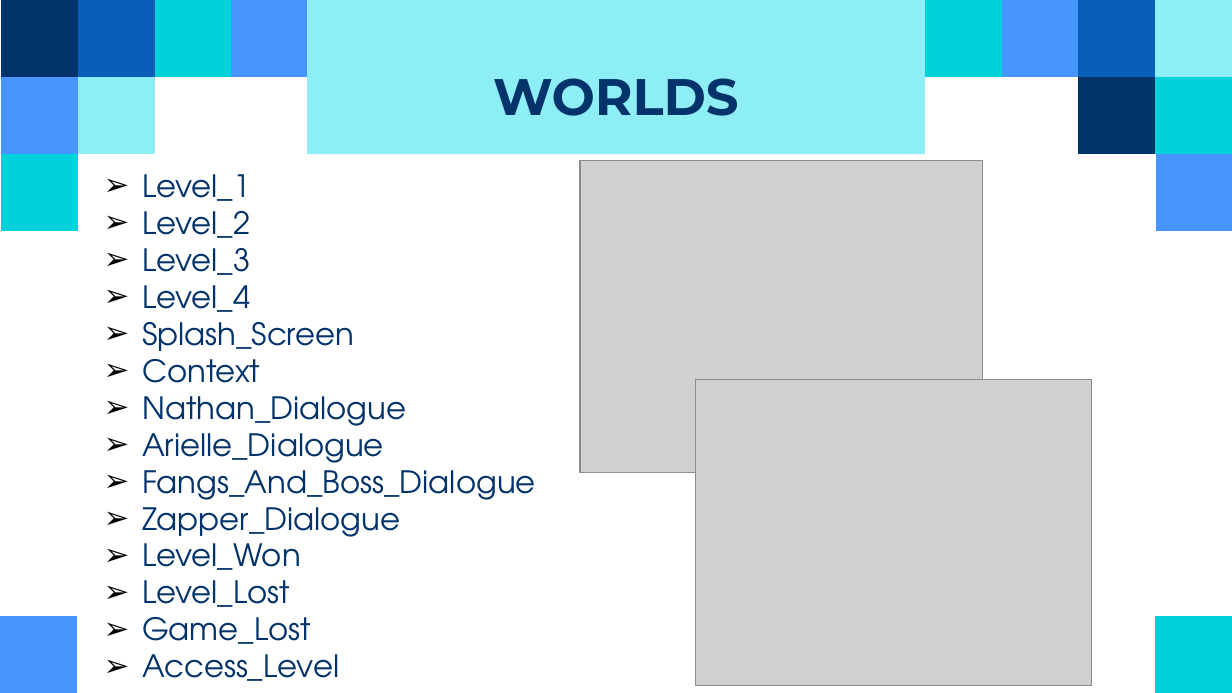
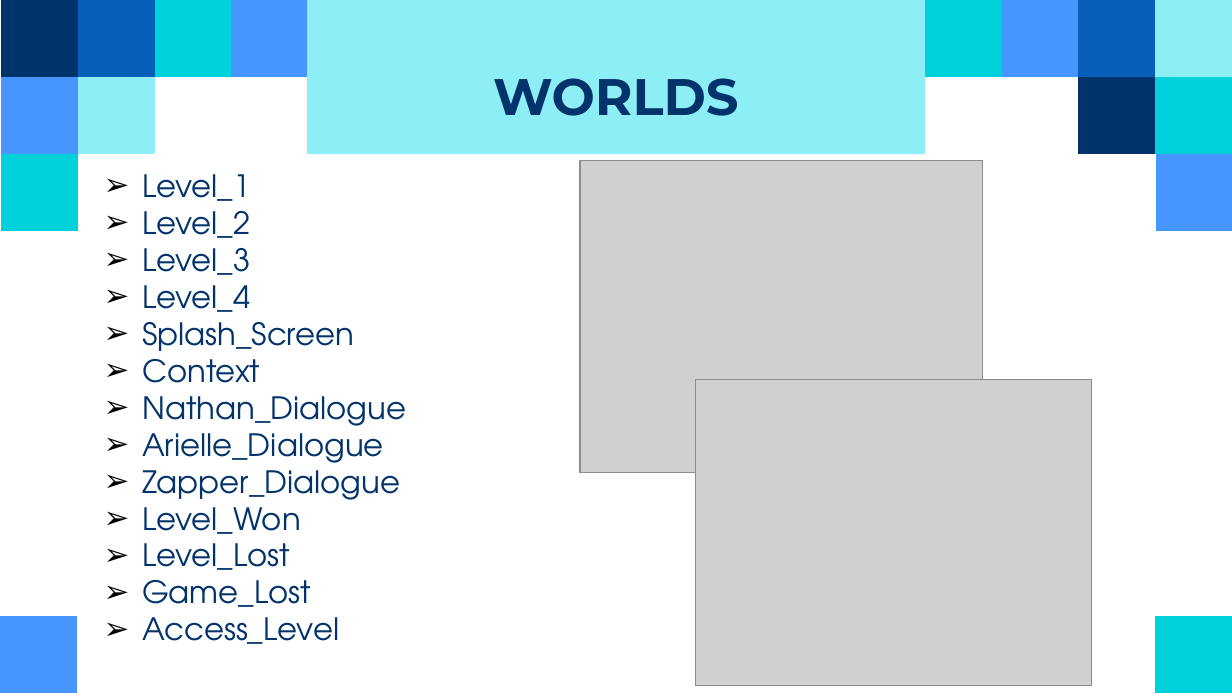
Before and after one commit to MeganeKickouama/ZapperMine, a slide deck: slide 8 of Game_Delivery_3.pptx. Drawn at 1232x693 pixels with LibreOffice and Linux fonts; fonts in the diff are those of the drawing; grey boxes stand for pictures. Boxes give left, top, right and bottom in pixels: in the first picture for what was removed or moved away, otherwise in the second. Text is boxed around its words. In the diff, an @@ line names an element or a change of style, - is before the commit and + after.

```diff
--- a/Game_Delivery_3.pptx
+++ b/Game_Delivery_3.pptx
@@ text at box(142, 461, 536, 508): paragraph removed @@
-➢ Fangs_And_Boss_Dialogue
```
Also in this commit, not shown: 2 other slides changed, 24 other files.
